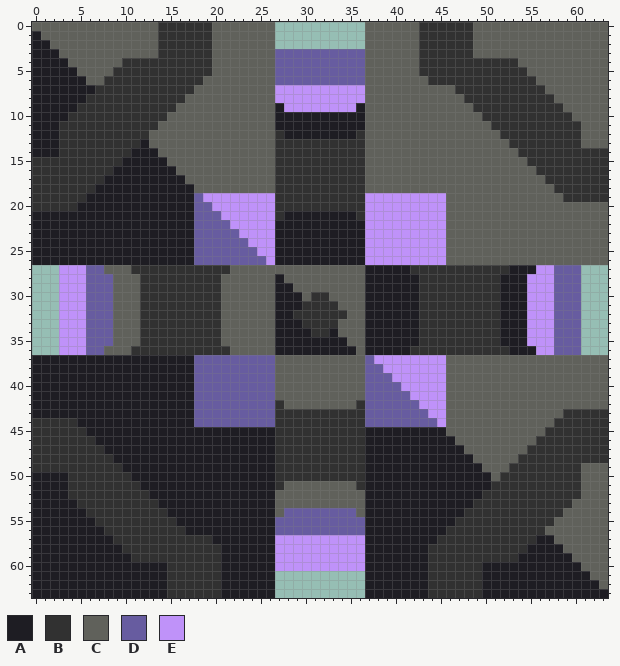
A pixel-art sprite gets an edit: sprites/blocks/crafters/nails-producer.png. Above, as it was before the edit.
The file is 64x64 pixels.
Palette (. is transparent): A #1e1d23  B #313131  C #60615b  D #675ca0  E #bf92f9
Pixels before, first column x 0:
 0 CCCCCCCCCCCCCCBBBBBBCCCCCCC..........CCCCCCBBBBBBCCCCCCCCCCCCCCC
 1 ACCCCCCCCCCCCCBBBBBBCCCCCCC..........CCCCCCBBBBBBCCCCCCCCCCCCCCC
 2 AACCCCCCCCCCCCBBBBBBCCCCCCC..........CCCCCCBBBBBBCCCCCCCCCCCCCCC
 3 AAACCCCCCCCCCCBBBBBBCCCCCCCDDDDDDDDDDCCCCCCBBBBBBCCCCCCCCCCCCCCC
 4 AAAACCCCCCBBBBBBBBBBCCCCCCCDDDDDDDDDDCCCCCCBBBBBBBBBBBCCCCCCCCCC
 5 AAAAACCCCBBBBBBBBBBBCCCCCCCDDDDDDDDDDCCCCCCBBBBBBBBBBBBCCCCCCCCC
 6 AAAAAACCBBBBBBBBBBBCCCCCCCCDDDDDDDDDDCCCCCCCBBBBBBBBBBBBCCCCCCCC
 7 AAAAAAABBBBBBBBBBBCCCCCCCCCEEEEEEEEEECCCCCCCCCCBBBBBBBBBBCCCCCCC
 8 AAAAAABBBBBBBBBBBCCCCCCCCCCEEEEEEEEEECCCCCCCCCCCBBBBBBBBBBCCCCCC
 9 AAAAABBBBBBBBBBBCCCCCCCCCCCAEEEEEEEEACCCCCCCCCCCCBBBBBBBBBBCCCCC
10 AAAABBBBBBBBBBBCCCCCCCCCCCCAAAAAAAAAACCCCCCCCCCCCCBBBBBBBBBBCCCC
11 AAABBBBBBBBBBBCCCCCCCCCCCCCAAAAAAAAAACCCCCCCCCCCCCCBBBBBBBBBBCCC
12 AAABBBBBBBBBBCCCCCCCCCCCCCCBAAAAAAAABCCCCCCCCCCCCCCCBBBBBBBBBCCC
13 AAABBBBBBBBBACCCCCCCCCCCCCCBBBBBBBBBBCCCCCCCCCCCCCCCCBBBBBBBBCCC
14 AAABBBBBBBBAAACCCCCCCCCCCCCBBBBBBBBBBCCCCCCCCCCCCCCCCCBBBBBBBBBB
15 BBBBBBBBBBAAAAACCCCCCCCCCCCBBBBBBBBBBCCCCCCCCCCCCCCCCCCBBBBBBBBB
16 BBBBBBBBBAAAAAAACCCCCCCCCCCBBBBBBBBBBCCCCCCCCCCCCCCCCCCCBBBBBBBB
17 BBBBBBBBAAAAAAAAACCCCCCCCCCBBBBBBBBBBCCCCCCCCCCCCCCCCCCCCBBBBBBB
18 BBBBBBBAAAAAAAAAAACCCCCCCCCBBBBBBBBBBCCCCCCCCCCCCCCCCCCCCCBBBBBB
19 BBBBBBAAAAAAAAAAAADEEEEEEEEBBBBBBBBBBEEEEEEEEECCCCCCCCCCCCCBBBBB
20 BBBBBAAAAAAAAAAAAADDEEEEEEEBBBBBBBBBBEEEEEEEEECCCCCCCCCCCCCCCCCC
21 AAAAAAAAAAAAAAAAAADDDEEEEEEBAAAAAAAABEEEEEEEEECCCCCCCCCCCCCCCCCC
22 AAAAAAAAAAAAAAAAAADDDDEEEEEAAAAAAAAAAEEEEEEEEECCCCCCCCCCCCCCCCCC
23 AAAAAAAAAAAAAAAAAADDDDDEEEEAAAAAAAAAAEEEEEEEEECCCCCCCCCCCCCCCCCC
24 AAAAAAAAAAAAAAAAAADDDDDDEEEAAAAAAAAAAEEEEEEEEECCCCCCCCCCCCCCCCCC
25 AAAAAAAAAAAAAAAAAADDDDDDDEEAAAAAAAAAAEEEEEEEEECCCCCCCCCCCCCCCCCC
26 AAAAAAAAAAAAAAAAAADDDDDDDDEAAAAAAAAAAEEEEEEEEECCCCCCCCCCCCCCCCCC
27 ...EEEDDCCCBBBBBBBBBBBCCCCCCCCCCCCCCCAAAAABBBBBBBBBBBAAAEEDDD...
28 ...EEEDDDCCCBBBBBBBBBCCCCCCACCCCCCCCCAAAAAABBBBBBBBBAAAEEEDDD...
29 ...EEEDDDCCCBBBBBBBBBCCCCCCAACCCCCCCCAAAAAABBBBBBBBBAAAEEEDDD...
30 ...EEEDDDCCCBBBBBBBBBCCCCCCAAACBBCCCCAAAAAABBBBBBBBBAAAEEEDDD...
31 ...EEEDDDCCCBBBBBBBBBCCCCCCAAABBBBCCCAAAAAABBBBBBBBBAAAEEEDDD...
32 ...EEEDDDCCCBBBBBBBBBCCCCCCAABBBBBBCCAAAAAABBBBBBBBBAAAEEEDDD...
33 ...EEEDDDCCCBBBBBBBBBCCCCCCAAABBBBCCCAAAAAABBBBBBBBBAAAEEEDDD...
34 ...EEEDDDCCCBBBBBBBBBCCCCCCAAAABBACCCAAAAAABBBBBBBBBAAAEEEDDD...
35 ...EEEDDDCCCBBBBBBBBBCCCCCCAAAAAAAACCAAAAAABBBBBBBBBAAAEEEDDD...
36 ...EEEDDCCCBBBBBBBBBBBCCCCCAAAAAAAAACAAAAABBBBBBBBBBBAAAEEDDD...
37 AAAAAAAAAAAAAAAAAADDDDDDDDDCCCCCCCCCCDEEEEEEEECCCCCCCCCCCCCCCCCC
38 AAAAAAAAAAAAAAAAAADDDDDDDDDCCCCCCCCCCDDEEEEEEECCCCCCCCCCCCCCCCCC
39 AAAAAAAAAAAAAAAAAADDDDDDDDDCCCCCCCCCCDDDEEEEEECCCCCCCCCCCCCCCCCC
40 AAAAAAAAAAAAAAAAAADDDDDDDDDCCCCCCCCCCDDDDEEEEECCCCCCCCCCCCCCCCCC
41 AAAAAAAAAAAAAAAAAADDDDDDDDDCCCCCCCCCCDDDDDEEEECCCCCCCCCCCCCCCCCC
42 AAAAAAAAAAAAAAAAAADDDDDDDDDBCCCCCCCCBDDDDDDEEECCCCCCCCCCCCCCCCCC
43 AAAAAAAAAAAAAAAAAADDDDDDDDDBBBBBBBBBBDDDDDDDEECCCCCCCCCCCCCBBBBB
44 BBBBBAAAAAAAAAAAAADDDDDDDDDBBBBBBBBBBDDDDDDDDECCCCCCCCCCCCBBBBBB
45 BBBBBBAAAAAAAAAAAAAAAAAAAAABBBBBBBBBBAAAAAAAAACCCCCCCCCCCBBBBBBB
46 BBBBBBBAAAAAAAAAAAAAAAAAAAABBBBBBBBBBAAAAAAAAAACCCCCCCCCBBBBBBBB
47 BBBBBBBBAAAAAAAAAAAAAAAAAAABBBBBBBBBBAAAAAAAAAAACCCCCCCBBBBBBBBB
48 BBBBBBBBBAAAAAAAAAAAAAAAAAABBBBBBBBBBAAAAAAAAAAAACCCCCBBBBBBBBBB
49 BBBBBBBBBBAAAAAAAAAAAAAAAAABBBBBBBBBBAAAAAAAAAAAAACCCBBBBBBBBCCC
50 AAAABBBBBBBAAAAAAAAAAAAAAAABBBBBBBBBBAAAAAAAAAAAAAACBBBBBBBBBCCC
51 AAAABBBBBBBBAAAAAAAAAAAAAAABCCCCCCCCBAAAAAAAAAAAAAABBBBBBBBBBCCC
52 AAAABBBBBBBBBAAAAAAAAAAAAAACCCCCCCCCCAAAAAAAAAAAAABBBBBBBBBBBCCC
53 AAAAABBBBBBBBBAAAAAAAAAAAAACCCCCCCCCCAAAAAAAAAAAABBBBBBBBBBBCCCC
54 AAAAAABBBBBBBBBAAAAAAAAAAAACDDDDDDDDCAAAAAAAAAAABBBBBBBBBBBCCCCC
55 AAAAAAABBBBBBBBBAAAAAAAAAAADDDDDDDDDDAAAAAAAAAABBBBBBBBBBBCCCCCC
56 AAAAAAAABBBBBBBBBAAAAAAAAAADDDDDDDDDDAAAAAAAAABBBBBBBBBBBCCCCCCC
57 AAAAAAAAABBBBBBBBBBBAAAAAAAEEEEEEEEEEAAAAAAAABBBBBBBBBBBAACCCCCC
58 AAAAAAAAAABBBBBBBBBBBAAAAAAEEEEEEEEEEAAAAAAABBBBBBBBBBBAAAACCCCC
59 AAAAAAAAAAABBBBBBBBBBAAAAAAEEEEEEEEEEAAAAAAABBBBBBBBBBAAAAAACCCC
60 AAAAAAAAAAAAAAABBBBBBAAAAAAEEEEEEEEEEAAAAAAABBBBBBAAAAAAAAAAACCC
61 AAAAAAAAAAAAAAABBBBBBAAAAAA..........AAAAAAABBBBBBAAAAAAAAAAAACC
62 AAAAAAAAAAAAAAABBBBBBAAAAAA..........AAAAAAABBBBBBAAAAAAAAAAAAAC
63 AAAAAAAAAAAAAAABBBBBBAAAAAA..........AAAAAAABBBBBBAAAAAAAAAAAAAA
Once edited:
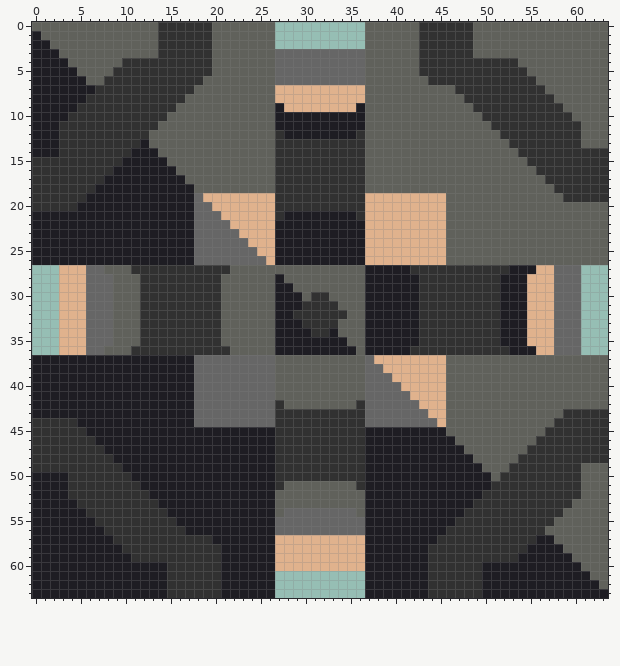
Change:
Colour D changes from #675ca0 to #666666.
Colour E changes from #bf92f9 to #e0b28d.
Pixel boxes of the changes (left, top, right, bottom) in both pictures:
changed: (275, 49, 365, 112)
changed: (194, 193, 275, 265)
changed: (365, 193, 446, 265)
changed: (59, 265, 113, 355)
changed: (527, 265, 581, 355)
changed: (194, 355, 275, 427)
changed: (365, 355, 446, 427)
changed: (275, 508, 365, 571)
